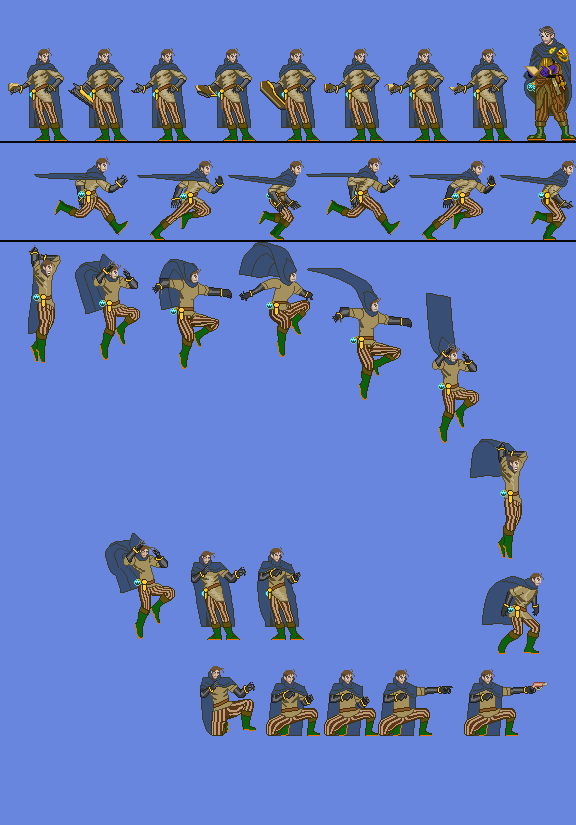
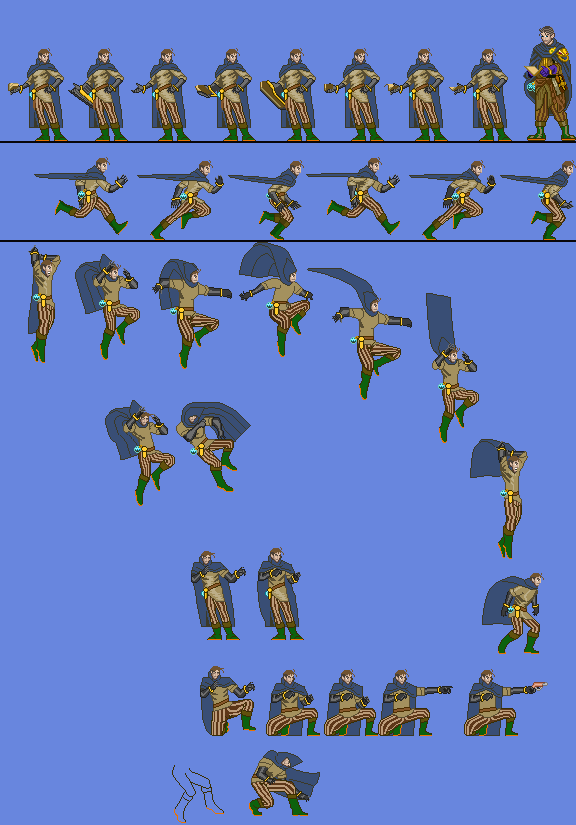
Layer changes from the first 576px x 825px image to the second:
removed layer "idle" (1st of 2) over [192, 448, 237, 492]
painted on "Copiar de Crouch" (3rd of 4) over [128, 448, 237, 639]
added layer "Pintar camada 6" above "Pintar camada 5" over [172, 765, 256, 823]
added layer "Pintar camada 5" above "Copiar de Crouch" over [192, 750, 320, 816]
painted on "Pintar camada 4" over [105, 400, 251, 639]
painted on "Jump" over [105, 400, 251, 639]
painted on "Plano de fundo" over [105, 400, 320, 823]
